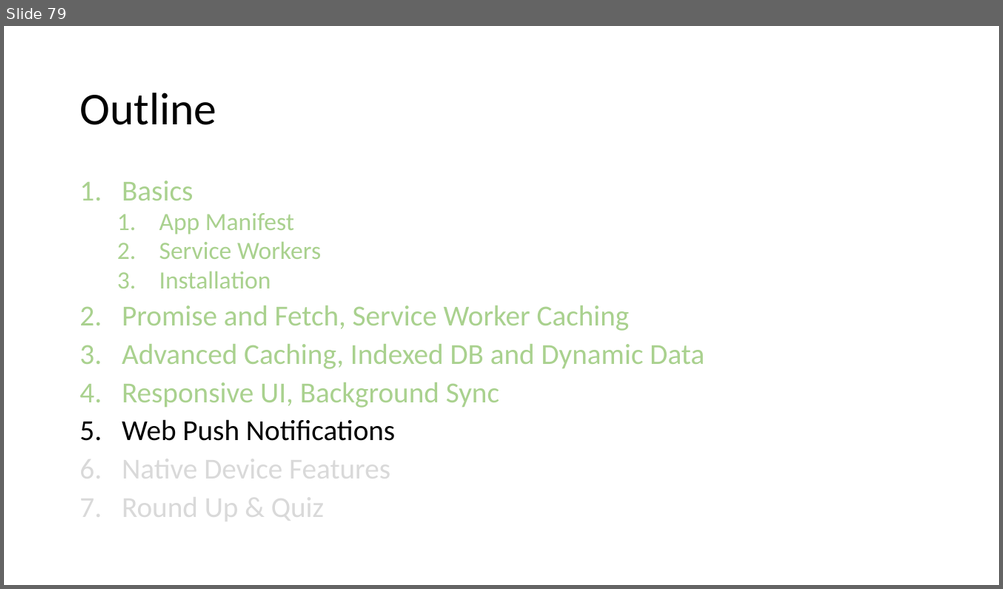
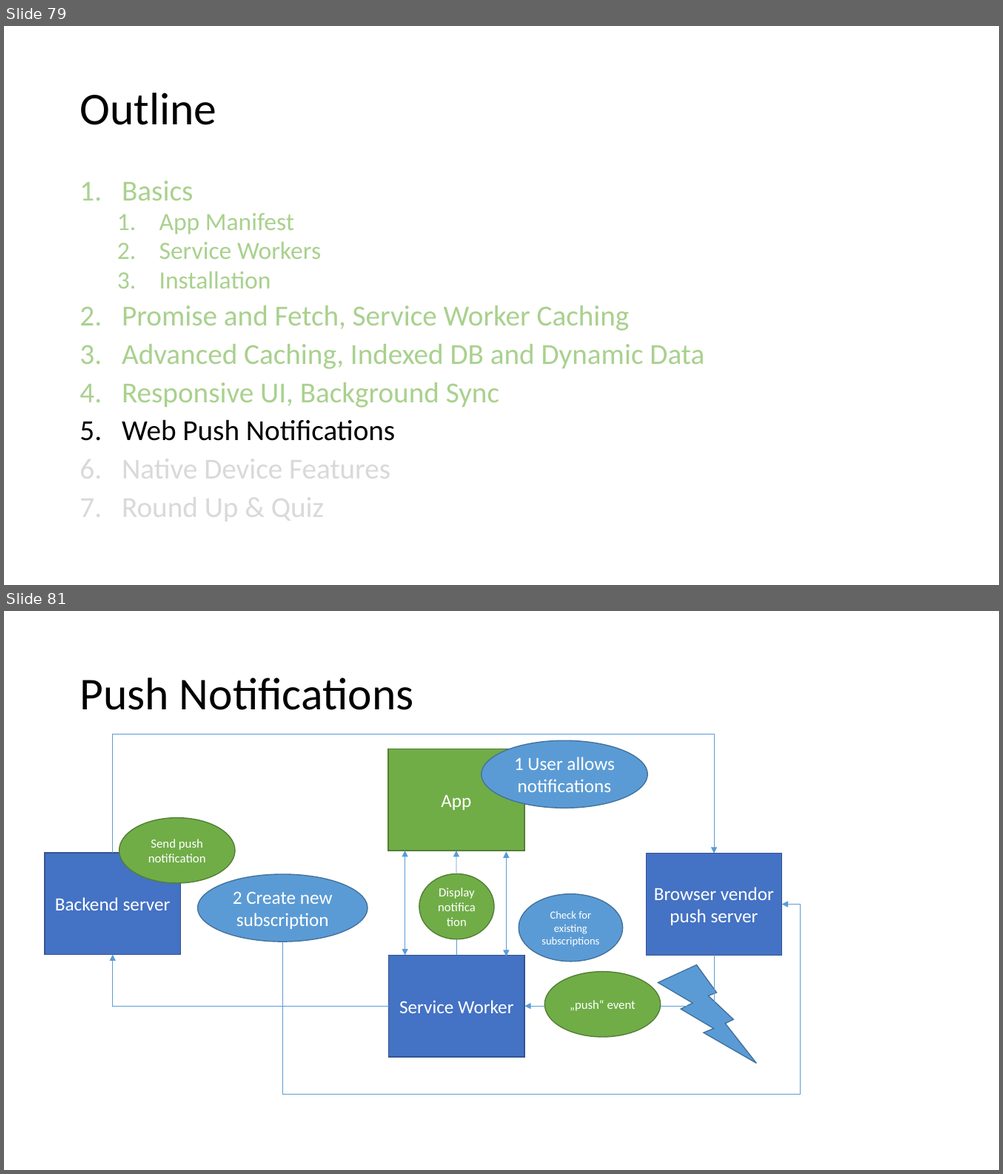
Before and after one commit to SteveNox/PWA, a slide deck: Progressive Web Apps.pptx. Shown one above the other, each under a label of ours: slide 79 before the commit, slides 79 and 81 after it; the slides between them are not shown. The pictures are 1003x589 and 1003x1174 pixels, drawn with LibreOffice and Linux fonts; fonts in the diff are those of the drawing. Boxes give left, top, right and bottom in pixels: in the first picture for what was removed or moved away, otherwise in the second. Text is boxed around its words. In the diff, an @@ line names an element or a change of style, - is before the commit and + after.

Commit message:
initial notification and push notifications

```diff
--- a/Progressive Web Apps.pptx
+++ b/Progressive Web Apps.pptx
@@ slide 81 added at bbox=[4, 611, 999, 1170], background #FFFFFF @@
@@ title added at bbox=[79, 678, 414, 710], 44 pt, text #000000 @@
+Push Notifications
@@ elbow arrow added from (113, 853) to (714, 854), #5B9BD5 0.5 pt @@
@@ ellipse added at bbox=[481, 741, 648, 808], fill #5B9BD5, outline #43739E 1 pt, 18 pt, text #FFFFFF @@
+1 User allows notifications
@@ rectangle added at bbox=[388, 749, 525, 851], fill #70AD47, outline #538035 1 pt, 18 pt, text #FFFFFF @@
+App
@@ ellipse added at bbox=[119, 817, 235, 883], fill #70AD47, outline #538035 1 pt, 12 pt, text #FFFFFF @@
+Send push notification
@@ rectangle added at bbox=[45, 853, 181, 955], fill #4472C4, outline #325491 1 pt, 18 pt, text #FFFFFF @@
+Backend server
@@ double arrow added from (404, 956) to (404, 851), #5B9BD5 0.5 pt @@
@@ arrow added from (457, 956) to (456, 851), #5B9BD5 0.5 pt @@
@@ double arrow added from (506, 957) to (506, 852), #5B9BD5 0.5 pt @@
@@ rectangle added at bbox=[646, 854, 782, 956], fill #4472C4, outline #325491 1 pt, 18 pt, text #FFFFFF @@
+Browser vendor push server
@@ ellipse added at bbox=[198, 874, 368, 942], fill #5B9BD5, outline #43739E 1 pt, 18 pt, text #FFFFFF @@
+2 Create new subscription
@@ ellipse added at bbox=[419, 874, 493, 940], fill #70AD47, outline #538035 1 pt, 12 pt, text #FFFFFF @@
+Display notification
@@ ellipse added at bbox=[519, 894, 623, 962], fill #5B9BD5, outline #43739E 1 pt, 10.5 pt, text #FFFFFF @@
+Check for existing subscriptions
@@ elbow arrow added from (282, 943) to (782, 904), #5B9BD5 0.5 pt @@
@@ elbow arrow added from (389, 1006) to (113, 955), #5B9BD5 0.5 pt @@
@@ rectangle added at bbox=[389, 956, 525, 1058], fill #4472C4, outline #325491 1 pt, 18 pt, text #FFFFFF @@
+Service Worker
@@ elbow arrow added from (714, 956) to (525, 1006), #5B9BD5 0.5 pt @@
@@ lightning bolt added at bbox=[657, 965, 756, 1064], fill #5B9BD5, outline #43739E 1 pt @@
@@ ellipse added at bbox=[545, 972, 660, 1038], fill #70AD47, outline #538035 1 pt, 12 pt, text #FFFFFF @@
+„push“ event
```
Also in this commit, not shown: 2 other slides added, 8 other files.
